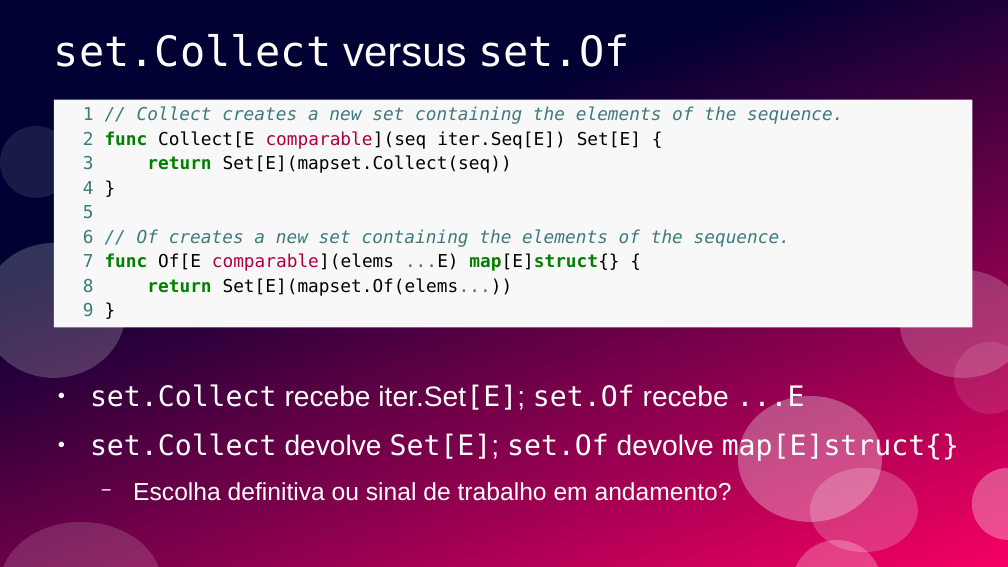
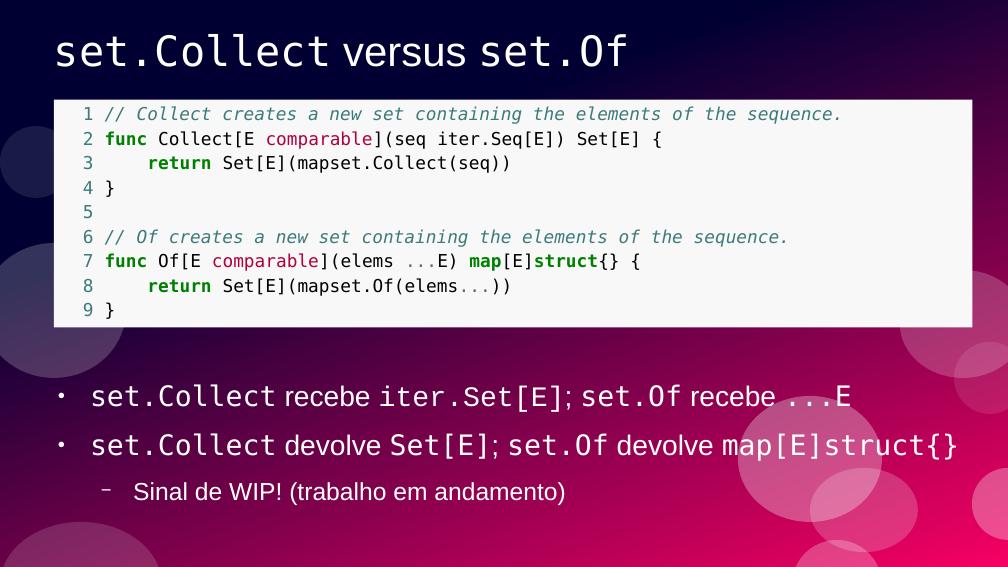
Before and after one commit to ramalho/sets-in-go, a slide deck: slide 75 of conj-em-go1_28.odp (slide 73 before the commit). Drawn at 1008x567 pixels with LibreOffice and Linux fonts; fonts in the diff are those of the drawing. Boxes give left, top, right and bottom in pixels: in the first picture for what was removed or moved away, otherwise in the second. Text is boxed around its words. In the diff, an @@ line names an element or a change of style, - is before the commit and + after.

```diff
--- a/conj-em-go1_28.odp
+++ b/conj-em-go1_28.odp
@@ text at (x1=90, y1=383, x2=852, y2=412): font Arial to Courier New, font DejaVu Sans Mono to Courier New in "iter.Set[E];" @@
@@ text at (x1=133, y1=482, x2=565, y2=505): text changed @@
-  − Escolha definitiva ou sinal de trabalho em andamento?
+  − Sinal de WIP! (trabalho em andamento)
```
Also in this commit, not shown: 35 other slides changed, 5 slides added, 3 slides removed, 1 other file.
